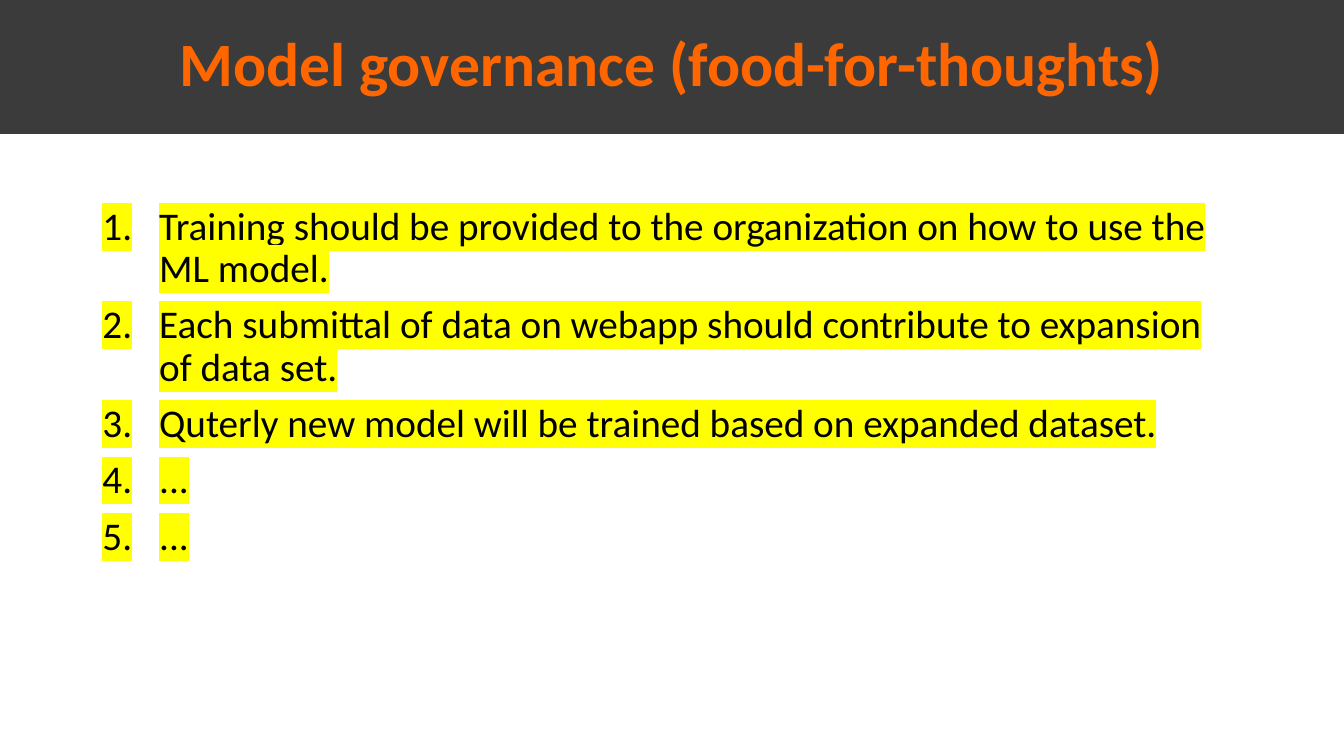
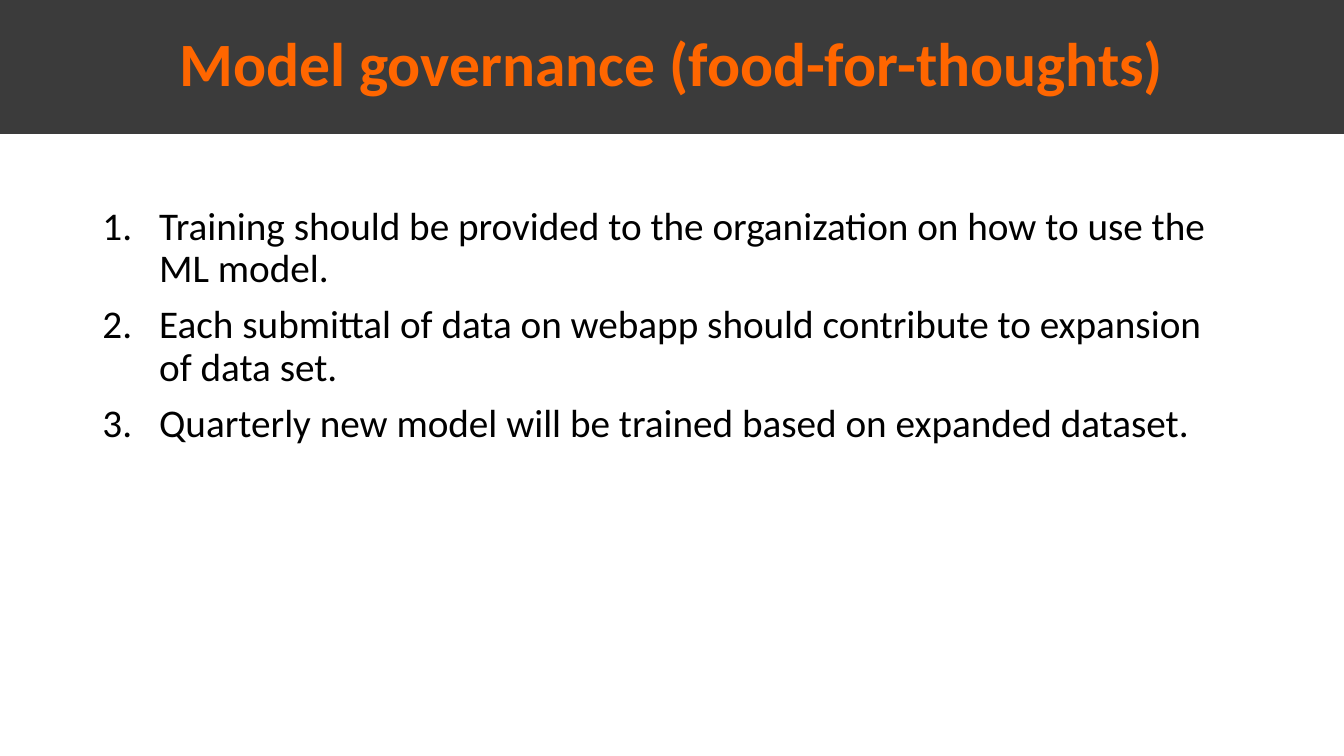
Before and after one commit to Omar-Safwat/HealthCare_project, a slide deck: slide 13 of Week_13/Final_report.pptx. Drawn at 1344x756 pixels with LibreOffice and Linux fonts; fonts in the diff are those of the drawing. Boxes give left, top, right and bottom in pixels: in the first picture for what was removed or moved away, otherwise in the second. Text is boxed around its words. In the diff, an @@ line names an element or a change of style, - is before the commit and + after.

```diff
--- a/Week_13/Final_report.pptx
+++ b/Week_13/Final_report.pptx
@@ text at (x1=159, y1=212, x2=1205, y2=382): highlight #FFFF00 to none in "Training should be provided to the organization ...", "Each submittal of data on webapp should ..." @@
@@ text at (x1=159, y1=409, x2=1189, y2=444): text changed @@
-3. Quterly new model will be trained based on expanded dataset.
-4. ...
-5. ...
+3. Quarterly new model will be trained based on expanded dataset.
```
Also in this commit, not shown: 2 other slides changed, 1 other file.
